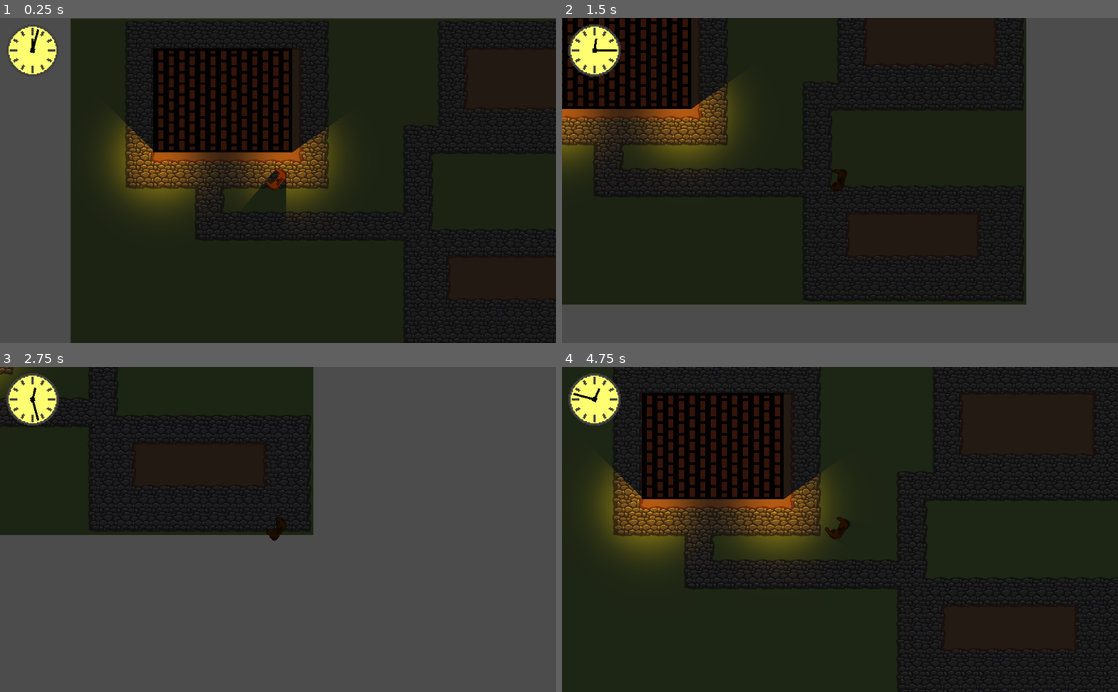
Above: before the commit, frames 1-4 (two rows, left to right).
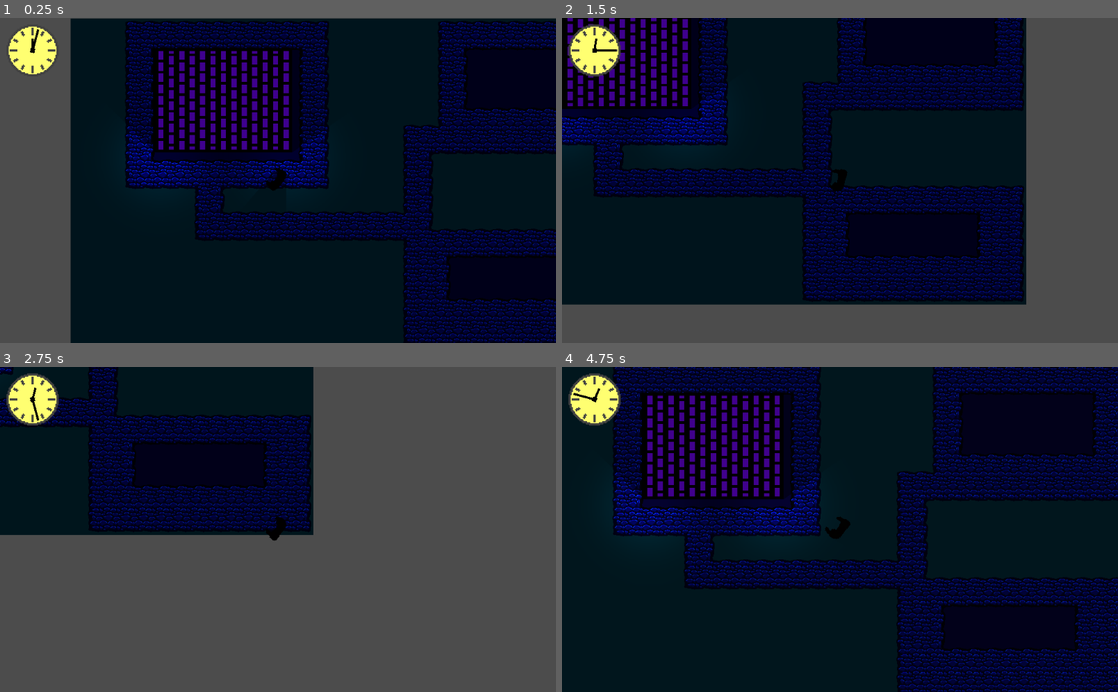
Above: after the commit, the same moments.

Repository: marc-hugh-tom/game-off-2020
Game: Godot game, scene res://nodes/PlayState.tscn
The game is run twice, just before and just after one commit, with the same random seed, the same clock (stepped at 60 frames per second) and the same inputs.
Inputs (mouse positions are in pixels of both pictures, inside the frame that each line leads up to):
- Up to frame 1 (0.25 s): no input
- Up to frame 2 (1.5 s): move the mouse to (962, 164) at 0.52 s; press the mouse at (962, 164) at 0.53 s; hold D (right) 0.53-1.28 s; move the mouse to (728, 196) at 1.27 s; release the mouse at (728, 196) at 1.28 s; hold S (down) from 1.28 s (still down); click (728, 196) at 1.35 s
- Up to frame 3 (2.75 s): move the mouse to (333, 458) at 2.02 s; release S (down) at 2.03 s; press the mouse at (333, 458) at 2.03 s; hold D (right) from 2.03 s (still down)
- Up to frame 4 (4.75 s): move the mouse to (812, 594) at 2.77 s; release D (right) at 2.78 s; release the mouse at (812, 594) at 2.78 s; hold W (up) 2.78-3.53 s; click (812, 594) at 2.85 s; move the mouse to (1006, 578) at 3.52 s; press the mouse at (1006, 578) at 3.53 s; hold A (left) from 3.53 s (still down); move the mouse to (673, 480) at 4.27 s; release the mouse at (673, 480) at 4.28 s; click (673, 480) at 4.35 s

The runs differ from the first frame. In frame 1, 69% of the frame differs, in the area x 6-100%, y 0-100%; in frame 2, 57%; in frame 3, 21%; in frame 4, 78%, in the area x 0-100%, y 0-100%.

Commit message:
Wrote a palette swap shader and Python asset converter

Diff:
--- a/nodes/PlayState.tscn
+++ b/nodes/PlayState.tscn
@@ -7,50 +7,53 @@
 [ext_resource path="res://scripts/Map.gd" type="Script" id=5]
 [ext_resource path="res://nodes/TileSet.tres" type="TileSet" id=6]
 [ext_resource path="res://assets/sprites/map/light_mask.png" type="Texture" id=7]
+[ext_resource path="res://shaders/DayNightMaterial.tres" type="Material" id=8]
 
-[sub_resource type="RectangleShape2D" id=2]
+[sub_resource type="RectangleShape2D" id=1]
 extents = Vector2( 127.826, 96.2069 )
 
-[sub_resource type="OccluderPolygon2D" id=3]
+[sub_resource type="OccluderPolygon2D" id=2]
 polygon = PoolVector2Array( -126.502, -94.1544, -125.167, 94.058, 128.452, 95.3929, 128.452, -94.1544 )
 
 [node name="PlayState" type="Node2D"]
 script = ExtResource( 3 )
 
 [node name="Map" type="Node2D" parent="."]
+material = ExtResource( 8 )
 script = ExtResource( 5 )
 
 [node name="TileMap" type="TileMap" parent="Map"]
+use_parent_material = true
 tile_set = ExtResource( 6 )
 cell_size = Vector2( 32, 32 )
 format = 1
 tile_data = PoolIntArray( 0, 1, 0, 1, 1, 0, 2, 1, 0, 3, 0, 131075, 4, 0, 65539, 5, 0, 65539, 6, 0, 65539, 7, 0, 65539,  …(9281 unchanged characters)…
 
 [node name="House" type="StaticBody2D" parent="Map"]
+use_parent_material = true
 position = Vector2( 280, 152 )
 
 [node name="Sprite" type="Sprite" parent="Map/House"]
+use_parent_material = true
 position = Vector2( 0.196289, -0.498215 )
 scale = Vector2( 3.2048, 1.60151 )
 texture = ExtResource( 2 )
 
 [node name="CollisionShape2D" type="CollisionShape2D" parent="Map/House"]
-shape = SubResource( 2 )
+shape = SubResource( 1 )
 
 [node name="LightOccluder2D" type="LightOccluder2D" parent="Map/House"]
-occluder = SubResource( 3 )
+occluder = SubResource( 2 )
 
 [node name="Werewolf" parent="Map" instance=ExtResource( 1 )]
 position = Vector2( 382.012, 299.272 )
-
-[node name="CanvasModulate" type="CanvasModulate" parent="Map"]
 
 [node name="LampLights" type="Node2D" parent="Map"]
 
 [node name="1" type="Light2D" parent="Map/LampLights"]
 position = Vector2( 165.308, 256.482 )
 texture = ExtResource( 7 )
-color = Color( 1, 0.607843, 0, 1 )
+energy = 5.0
 range_item_cull_mask = 3
 shadow_enabled = true
 shadow_filter = 1
@@ -58,7 +61,8 @@
 [node name="2" type="Light2D" parent="Map/LampLights"]
 position = Vector2( 397.57, 255.147 )
 texture = ExtResource( 7 )
-color = Color( 1, 0.607843, 0, 1 )
+color = Color( 0.992157, 0.992157, 0.992157, 1 )
+energy = 5.0
 range_item_cull_mask = 3
 shadow_enabled = true
 shadow_filter = 1
--- a/nodes/Werewolf.tscn
+++ b/nodes/Werewolf.tscn
@@ -44,16 +44,19 @@
 polygon = PoolVector2Array( -16, -16, -20, -6, -20, 4, -12, 8, 12, 8, 20, 4, 20, -6, 16, -16, 12, -16, 12, -6, 0, -4, -12, -6, -12, -16 )
 
 [node name="Werewolf" type="KinematicBody2D"]
+use_parent_material = true
 script = ExtResource( 1 )
 
 [node name="Feet" type="AnimatedSprite" parent="."]
 light_mask = 2
+use_parent_material = true
 position = Vector2( 0, -8 )
 frames = SubResource( 1 )
 playing = true
 
 [node name="Body" type="AnimatedSprite" parent="."]
 light_mask = 2
+use_parent_material = true
 position = Vector2( 0, -8 )
 frames = SubResource( 2 )
 
--- a/project.godot
+++ b/project.godot
@@ -50,6 +50,7 @@
 [rendering]
 
 quality/driver/driver_name="GLES2"
+quality/2d/use_pixel_snap=true
 vram_compression/import_etc=true
 vram_compression/import_etc2=false
 environment/default_environment="res://default_env.tres"
--- a/scripts/PlayState.gd
+++ b/scripts/PlayState.gd
@@ -5,9 +5,6 @@
 
 var player_speed_noon = 100
 var player_speed_midnight = 400
-
-var colormodulate_noon = 1.0
-var colormodulate_midnight = 0.20
 
 var previous_fraction = null
 
@@ -42,10 +39,9 @@
 
 func update_global_lighting():
 	var fraction = get_day_night_fraction_easing()
-	var a = (colormodulate_noon + colormodulate_midnight) / 2
-	var b = abs(a - colormodulate_midnight)
-	var darkness = a + b * fraction
-	$Map/CanvasModulate.set_color(Color(darkness, darkness, darkness))
+	# Shader expects t=1 for midnight and t=0 for noon
+	fraction = ((fraction * -1) + 1) / 2
+	$Map.get_material().set_shader_param("t", fraction)
 
 func update_lamp_lights():
 	var fraction = get_day_night_fraction_easing()
--- /dev/null
+++ b/shaders/DayNightMaterial.tres
@@ -0,0 +1,11 @@
+[gd_resource type="ShaderMaterial" load_steps=4 format=2]
+
+[ext_resource path="res://shaders/Palette.shader" type="Shader" id=1]
+[ext_resource path="res://assets/base_palette.png" type="Texture" id=2]
+[ext_resource path="res://assets/night_palette.png" type="Texture" id=3]
+
+[resource]
+shader = ExtResource( 1 )
+shader_param/t = 0.0
+shader_param/day_palette = ExtResource( 2 )
+shader_param/night_palette = ExtResource( 3 )
--- /dev/null
+++ b/shaders/Palette.shader
@@ -0,0 +1,15 @@
+shader_type canvas_item;
+
+uniform sampler2D day_palette;
+uniform sampler2D night_palette;
+uniform float t : hint_range(0, 1);
+
+void fragment() {
+	vec4 rgba = texture(TEXTURE, UV);
+	vec4 day_colour = texture(day_palette, vec2(0.0, rgba.r));
+	vec4 night_colour = texture(night_palette, vec2(0.0, rgba.r));
+	vec4 final_colour = day_colour + (night_colour - day_colour) * t;
+
+//	COLOR = day_colour; //Use to get an image to import into GIMP
+	COLOR = final_colour; //Use in "production"
+}
Binary file added: assets/base_palette.png
Not shown, added: assets/base_palette.png.import
Binary file added: assets/night_palette.png
Not shown, added: assets/night_palette.png.import
Binary file changed: assets/sprites/building.png
Binary file changed: assets/sprites/map/dirt_tileset.png
Binary file changed: assets/sprites/map/grass_tileset.png
Binary file changed: assets/sprites/werewolf/body_0.png
Binary file changed: assets/sprites/werewolf/body_1.png
Binary file changed: assets/sprites/werewolf/body_2.png
Binary file changed: assets/sprites/werewolf/feet_0.png
Binary file changed: assets/sprites/werewolf/feet_1.png
(and 29 more such lines)
